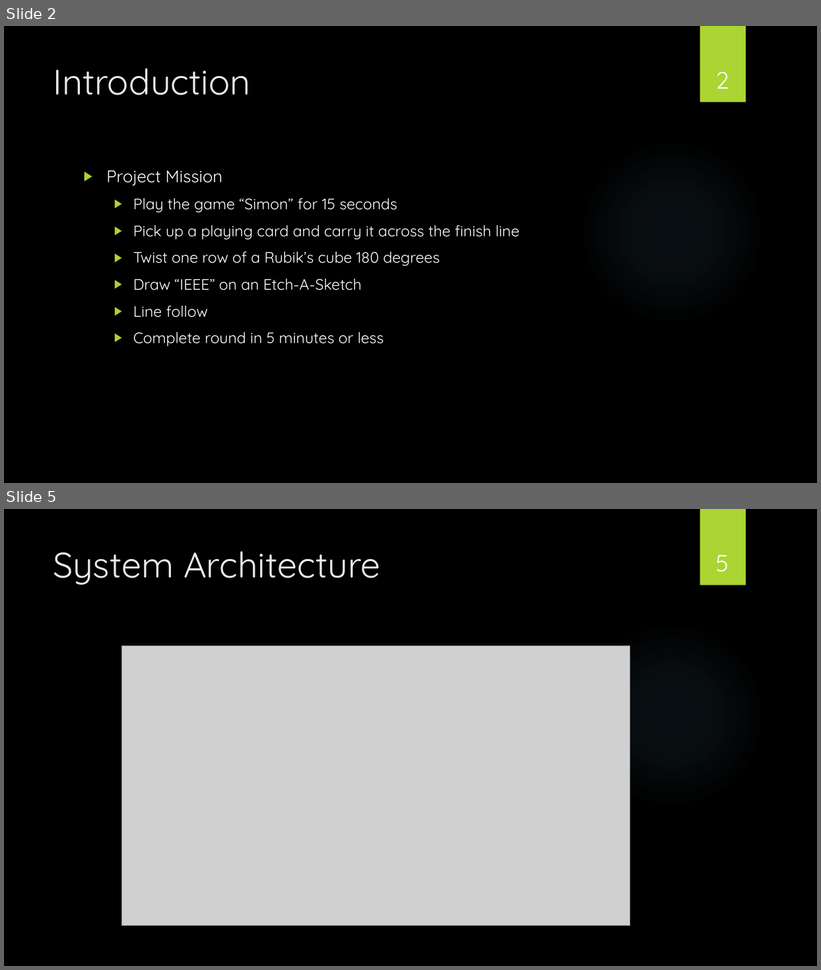
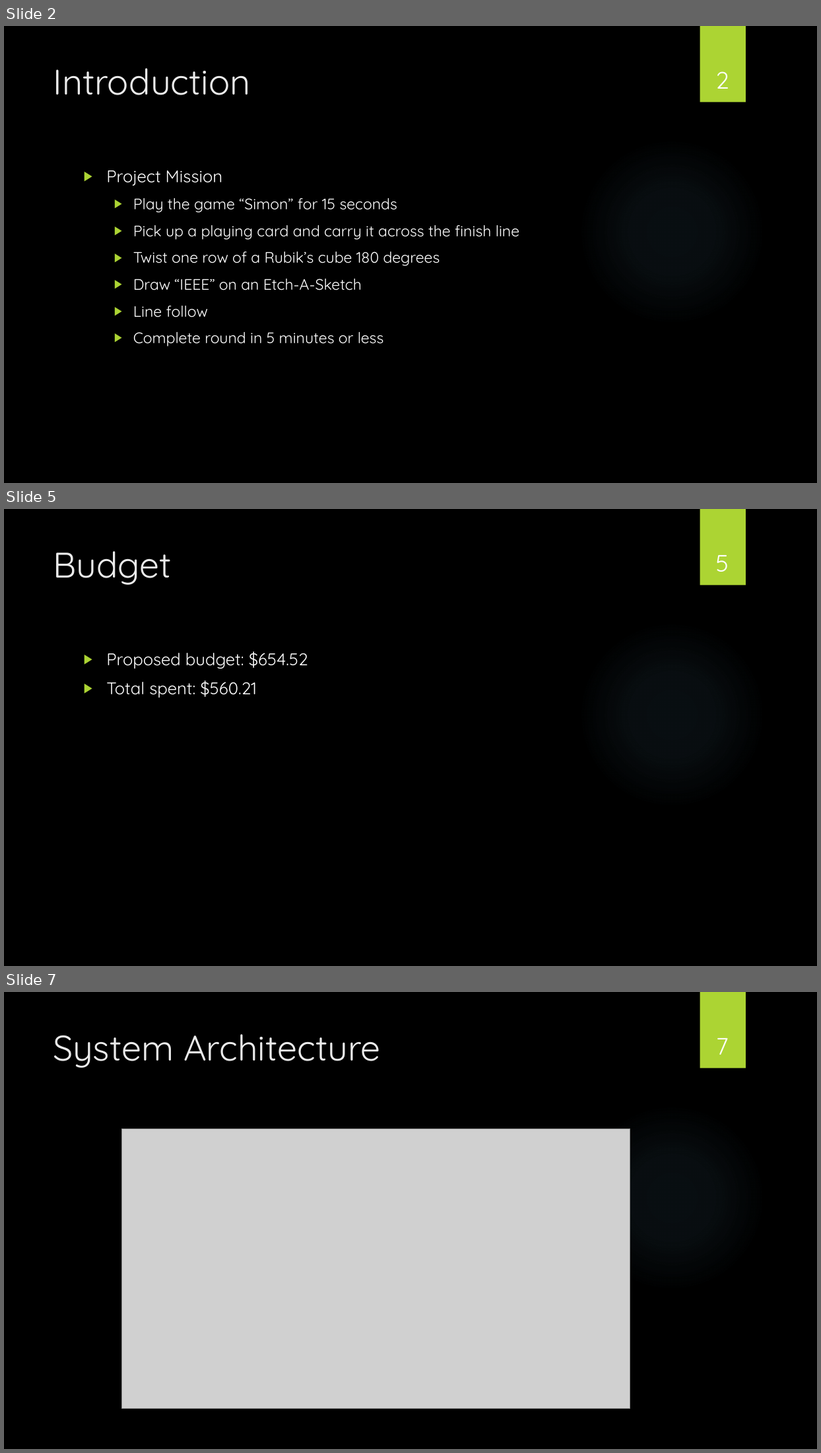
Before and after one commit to powellb1/CapStone, a slide deck: Documentation/Class Presentations/Design Presentation/AWTY - Design Presentation.pptx. Shown one above the other, each under a label of ours: slides 2 and 5 before the commit, slides 2, 5 and 7 after it; the slides between them are not shown. The pictures are 821x970 and 821x1453 pixels, drawn with LibreOffice and Linux fonts; fonts in the diff are those of the drawing; grey boxes stand for pictures; background and template pictures are left out. Boxes give left, top, right and bottom in pixels: in the first picture for what was removed or moved away, otherwise in the second. Text is boxed around its words. In the diff, an @@ line names an element or a change of style, - is before the commit and + after.

```diff
--- a/Documentation/Class Presentations/Design Presentation/AWTY - Design Presentation.pptx
+++ b/Documentation/Class Presentations/Design Presentation/AWTY - Design Presentation.pptx
@@ slide 5 added at <box>4,509,817,966</box>, background picture (left out); not listed: 2 template elements that a slide beside it also shows @@
@@ title added at <box>54,551,172,585</box>, 42 pt, text #EBEBEB @@
+Budget
@@ page number added at <box>716,555,729,572</box>, 28 pt, text #FFFFFF @@
+5
@@ text added at <box>106,652,308,698</box>, 20 pt, text #FFFFFF @@
+▶ Proposed budget: $654.52
+▶ Total spent: $560.21
@@ what was slide 5 is now slide 7 @@
@@ page number at <box>716,1038,729,1055</box>: text changed @@
-5
+7
```
Also in this commit, not shown: 6 slides changed, 1 other slide added.
